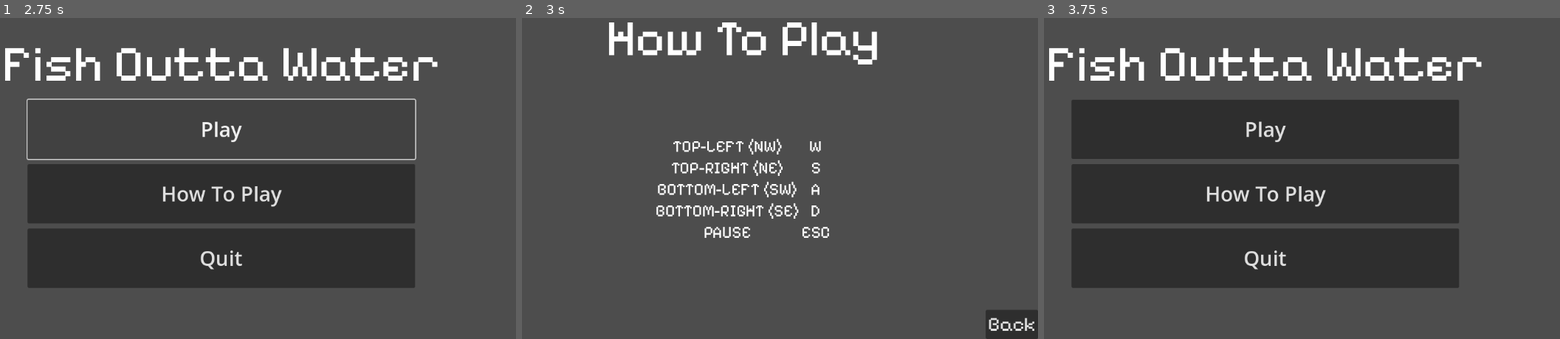
Above: before the commit, frames 1-3 (left to right).
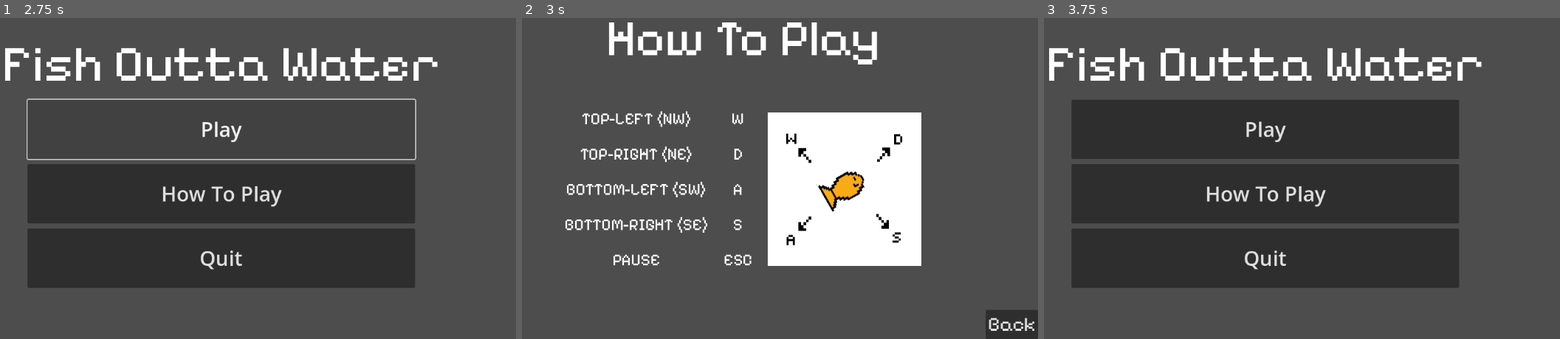
Above: after the commit, the same moments.

Repository: martinsi26/GameJam2024
Game: Godot game, scene res://MiscScenes/StartMenu.tscn
The game is run twice, just before and just after one commit, with the same random seed, the same clock (stepped at 60 frames per second) and the same inputs.
Inputs:
- Up to frame 1 (2.75 s): click "Play" at 0.5 s; click "Play" at 1.25 s; click "Play" at 2 s
- Up to frame 2 (3 s): click "How To Play" at 2.75 s
- Up to frame 3 (3.75 s): click "Back" at 3.5 s

Frame 1 is identical in both runs. In frame 2, 17% of the frame differs, in the area x 8-78%, y 28-78%; in frame 3, nothing differs.

Commit message:
Added visual of how to play

Diff:
--- a/MiscScenes/HowToPlay.tscn
+++ b/MiscScenes/HowToPlay.tscn
@@ -1,5 +1,6 @@
-[gd_scene load_steps=2 format=3 uid="uid://csg6arca4ugmf"]
+[gd_scene load_steps=3 format=3 uid="uid://csg6arca4ugmf"]
 
+[ext_resource type="Texture2D" uid="uid://dryx6f55smyd8" path="res://Assets/Art/HowToPlayFish.png" id="2_2v3wt"]
 [ext_resource type="FontFile" uid="uid://b15u71uf2db5y" path="res://Assets/fonts/PixelifySans-VariableFont_wght.ttf" id="3_dxxwa"]
 
 [node name="HowToPlay" type="Control"]
@@ -49,11 +50,14 @@
 
 [node name="HBoxContainer" type="HBoxContainer" parent="MarginContainer/VBoxContainer/VBoxContainer/MarginContainer"]
 layout_mode = 2
+theme_override_constants/separation = 30
 alignment = 1
 
 [node name="TextLabel" type="Label" parent="MarginContainer/VBoxContainer/VBoxContainer/MarginContainer/HBoxContainer"]
 layout_mode = 2
 theme_type_variation = &"HeaderLarge"
+theme_override_constants/line_spacing = 30
+theme_override_constants/outline_size = 0
 theme_override_fonts/font = ExtResource("3_dxxwa")
 theme_override_font_sizes/font_size = 32
 text = "TOP-LEFT (NW)
@@ -67,15 +71,23 @@
 
 [node name="TextLabel 2" type="Label" parent="MarginContainer/VBoxContainer/VBoxContainer/MarginContainer/HBoxContainer"]
 layout_mode = 2
+theme_override_constants/line_spacing = 30
+theme_override_constants/outline_size = 0
 theme_override_fonts/font = ExtResource("3_dxxwa")
 theme_override_font_sizes/font_size = 32
 text = "W
+D
+A
 S
-A
-D
 ESC"
 horizontal_alignment = 1
 uppercase = true
+
+[node name="TextureRect" type="TextureRect" parent="MarginContainer/VBoxContainer/VBoxContainer/MarginContainer/HBoxContainer"]
+layout_mode = 2
+size_flags_horizontal = 8
+texture = ExtResource("2_2v3wt")
+stretch_mode = 3
 
 [node name="Exit" type="Button" parent="MarginContainer/VBoxContainer/VBoxContainer"]
 layout_direction = 1
Binary file added: Assets/Art/HowToPlayFish.png
Not shown, added: Assets/Art/HowToPlayFish.png.import
